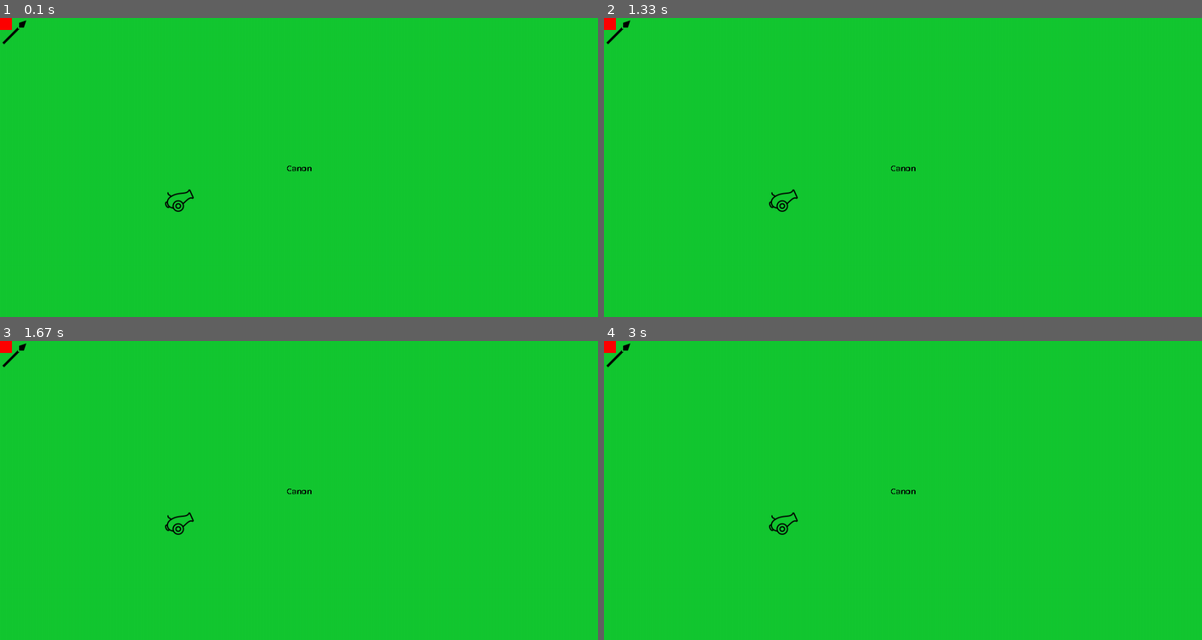
Above: before the commit, frames 1-4 (two rows, left to right).
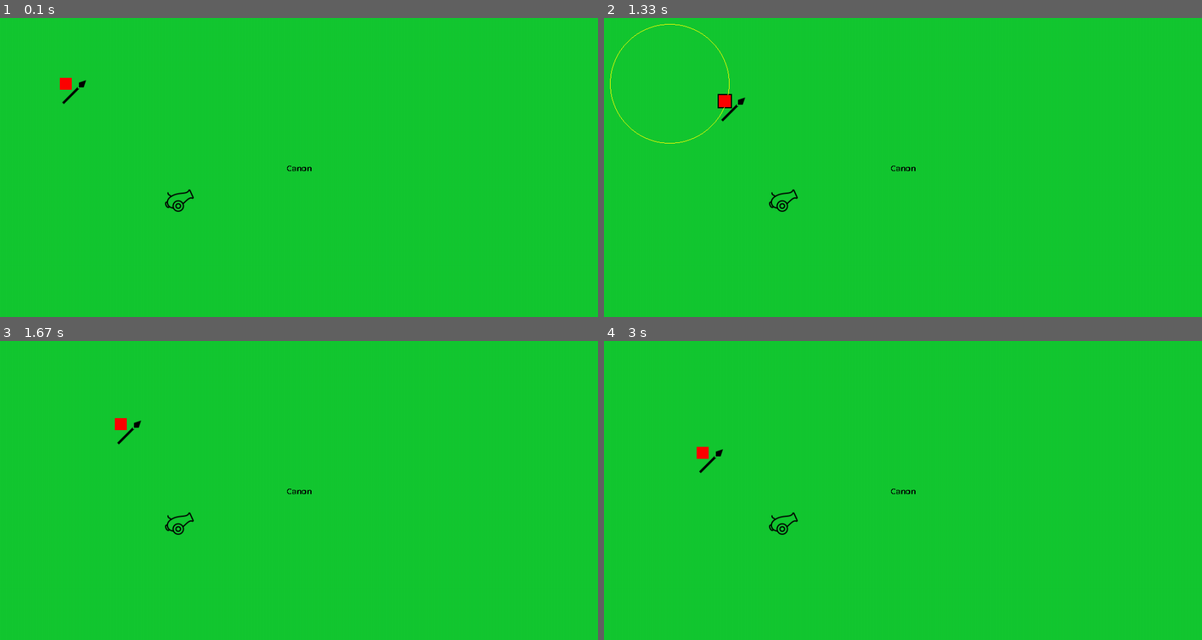
Above: after the commit, the same moments.

Repository: Nockiest/pygame-battleforge.
Game: pygame game, started from app.py
The game is run twice, just before and just after one commit, with the same random seed, the same clock (stepped at 60 frames per second) and the same inputs.
Inputs (mouse positions are in pixels of both pictures, inside the frame that each line leads up to):
- Up to frame 1 (0.1 s): no input
- Up to frame 2 (1.33 s): press the mouse at (669, 83) at 0.37 s; move the mouse to (771, 83) at 0.47 s; release the mouse at (879, 83) at 0.6 s; press the mouse at (669, 83) at 1.2 s; move the mouse to (723, 101) at 1.3 s
- Up to frame 3 (1.67 s): release the mouse at (173, 442) at 1.43 s
- Up to frame 4 (3 s): press the mouse at (723, 424) at 2.03 s; move the mouse to (699, 451) at 2.13 s; release the mouse at (681, 481) at 2.27 s

The runs differ from the first frame. In frame 1, 0.3% of the frame differs, in the area x 0-15%, y 0-29%; in frame 2, 0.5%, in the area x 0-24%, y 0-42%; in frame 3, 0.3%; in frame 4, 0.3%.

Commit message:
the unit can only move in a circle centered around its center

Diff:
--- a/app.py
+++ b/app.py
@@ -18,8 +18,8 @@
 
 # Create a Unit object with the desired attributes
 selected_unit = None
-unit1 = Unit(hp=100, attack_range=3, base_movement=100, x=0,
-             y=0, size=20, ammo=50, icon="warrior_img", selected=False)
+unit1 = Unit(hp=100, attack_range=3, base_movement=100, x=100,
+             y=100, size=20, ammo=50, icon="warrior_img", selected=False)
 
 warrior_img = pygame.image.load("img/spear.png")
 warrior_img_rect = warrior_img.get_rect()
@@ -69,6 +69,7 @@
         outline_rect = pygame.Rect(
             unit1.x - 2, unit1.y - 2, unit1.size + 4, unit1.size + 4)
         pygame.draw.rect(screen, BLACK, outline_rect)
+        pygame.draw.circle(screen, YELLOW, unit1.start_turn_position, unit1.base_movement, 1)
 
     screen.blit(canon_img, canon_img_rect)
     warrior_img_rect.topleft = (unit1.x, unit1.y)
--- a/tempCodeRunnerFile.py
+++ b/tempCodeRunnerFile.py
@@ -1,4 +1 @@
-new_x = event.pos[0] - unit1.size // 2
-                new_y = event.pos[1] - unit1.size // 2
-                print(new_x , new_y )
-                unit1.move_in_game_field(new_x,  new_y)
+_
--- a/unit.py
+++ b/unit.py
@@ -1,19 +1,22 @@
 import pygame
 from globalVars import width, height
 import math
+
+
 class Unit:
-    def __init__(self, hp, attack_range, base_movement,size, x, y, ammo, icon, selected ):
+    def __init__(self, hp, attack_range, base_movement, size, x, y, ammo, icon, selected):
         self.hp = hp
         self.attack_range = attack_range
         self.base_movement = base_movement
-        self.remaining_momvement = base_movement
+
         self.x = x
         self.y = y
-        self.start_turn_position = (self.x, self.y)
         self.size = size
+        self.start_turn_position = (
+            self.x + self.size//2, self.y + self.size//2)
         self.ammo = ammo
         self.icon = icon
-        self.rect = pygame.Rect(x, y, size  , size)
+        self.rect = pygame.Rect(x, y, size, size)
         self.selected = selected
 
     def move_in_game_field(self, click_pos):
@@ -22,13 +25,18 @@
         new_top_left_x_in_window = max(0, min(top_left_x, width - self.size))
         new_top_left_y_in_window = max(0, min(top_left_y, height - self.size))
 
-        # Calculate the absolute difference between the new position and the starting position
-        delta_x = abs(new_top_left_x_in_window - self.start_turn_position[0])
-        delta_y = abs(new_top_left_y_in_window - self.start_turn_position[1])
+        # Calculate the distance between the new position and the starting position in both x and y directions
+        centered_new_top_left_x_in_window = new_top_left_x_in_window + self.size // 2
+        centered_new_top_left_y_in_window = new_top_left_y_in_window + self.size // 2
+        delta_x = centered_new_top_left_x_in_window - self.start_turn_position[0]
+        delta_y = centered_new_top_left_y_in_window - self.start_turn_position[1]
 
-        # Check if the movement in either x or y direction exceeds the limit of 100 units
-        if delta_x > 100 or delta_y > 100:
-            # print("Unit can't move that far")
+        # Calculate the distance from the starting position to the new position
+        distance = math.sqrt(delta_x ** 2 + delta_y ** 2)
+
+        # Check if the distance exceeds the limit of base_movement
+        if distance > self.base_movement:
+            # The move is not allowed, so return without changing the position
             return "Unit can't move that far"
 
         self.x = new_top_left_x_in_window
